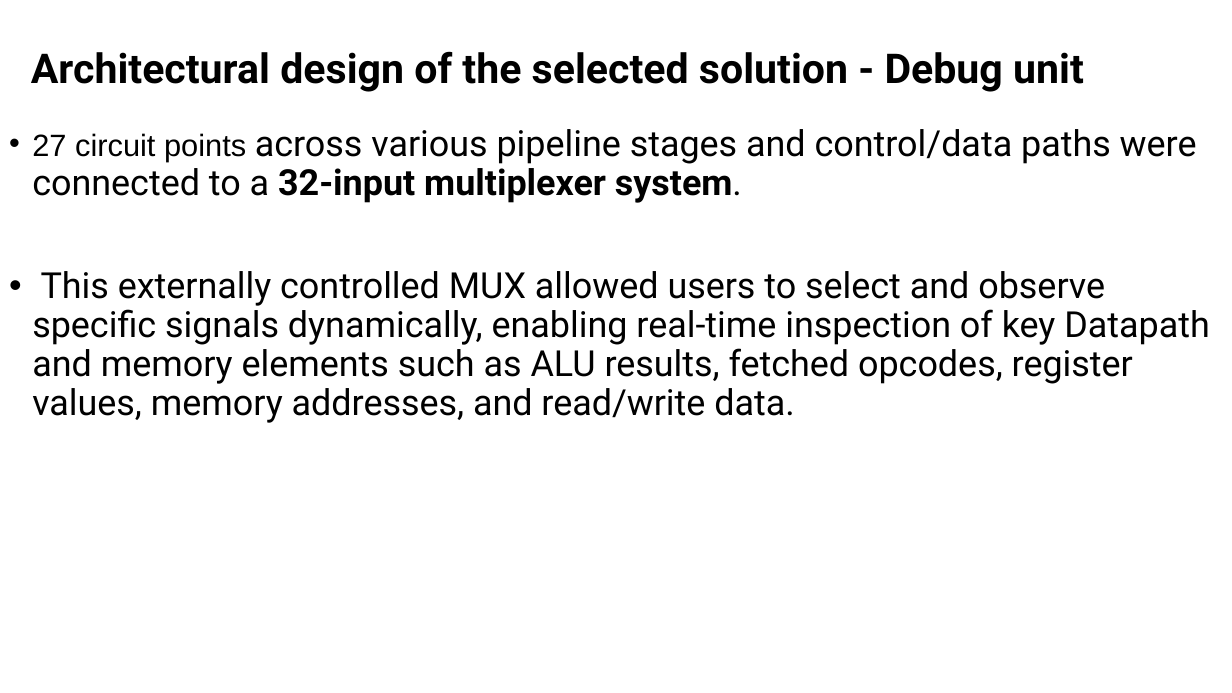
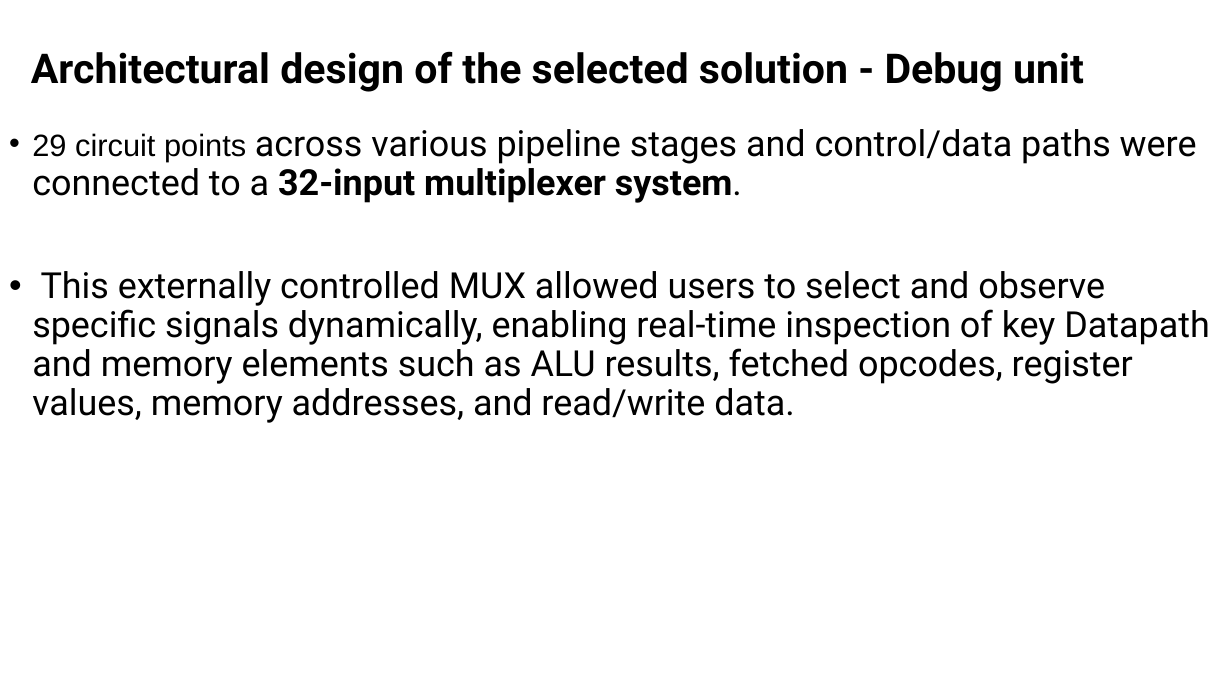
Before and after one commit to muhammad0bi/044169_project_B, a slide deck: slide 12 of Presintaions and Reports/Final presentaion VLSI project 7880.pptx. Drawn at 1232x693 pixels with LibreOffice and Linux fonts; fonts in the diff are those of the drawing. Boxes give left, top, right and bottom in pixels: in the first picture for what was removed or moved away, otherwise in the second. Text is boxed around its words. In the diff, an @@ line names an element or a change of style, - is before the commit and + after.

```diff
--- a/Presintaions and Reports/Final presentaion VLSI project 7880.pptx
+++ b/Presintaions and Reports/Final presentaion VLSI project 7880.pptx
@@ text at box(32, 129, 1197, 203): text changed @@
-• 27 circuit points across various pipeline stages and control/data paths were connected to a 32-input multiplexer system.
+• 29 circuit points across various pipeline stages and control/data paths were connected to a 32-input multiplexer system.
```
Also in this commit, not shown: 1 other slide changed, 3 other files.
